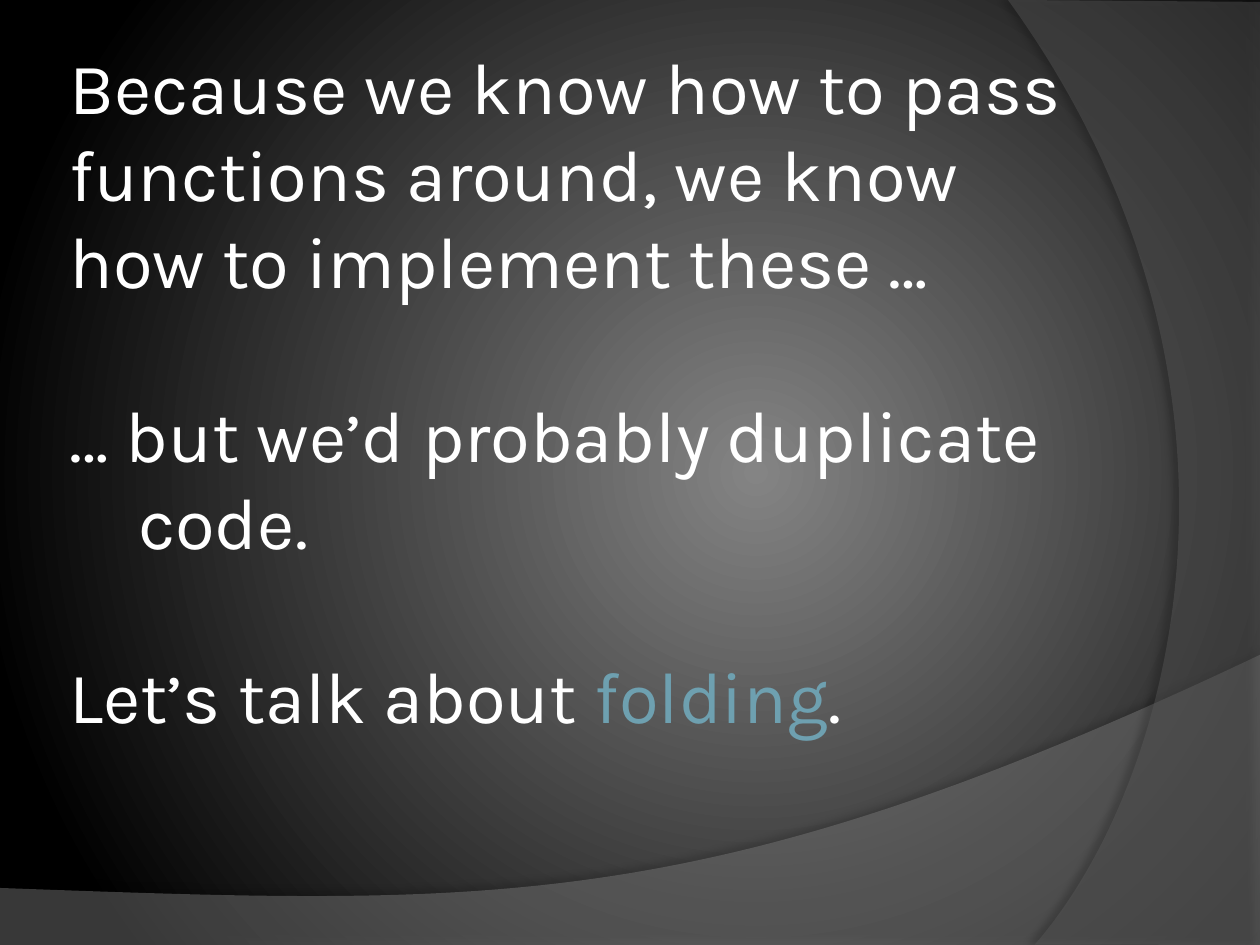
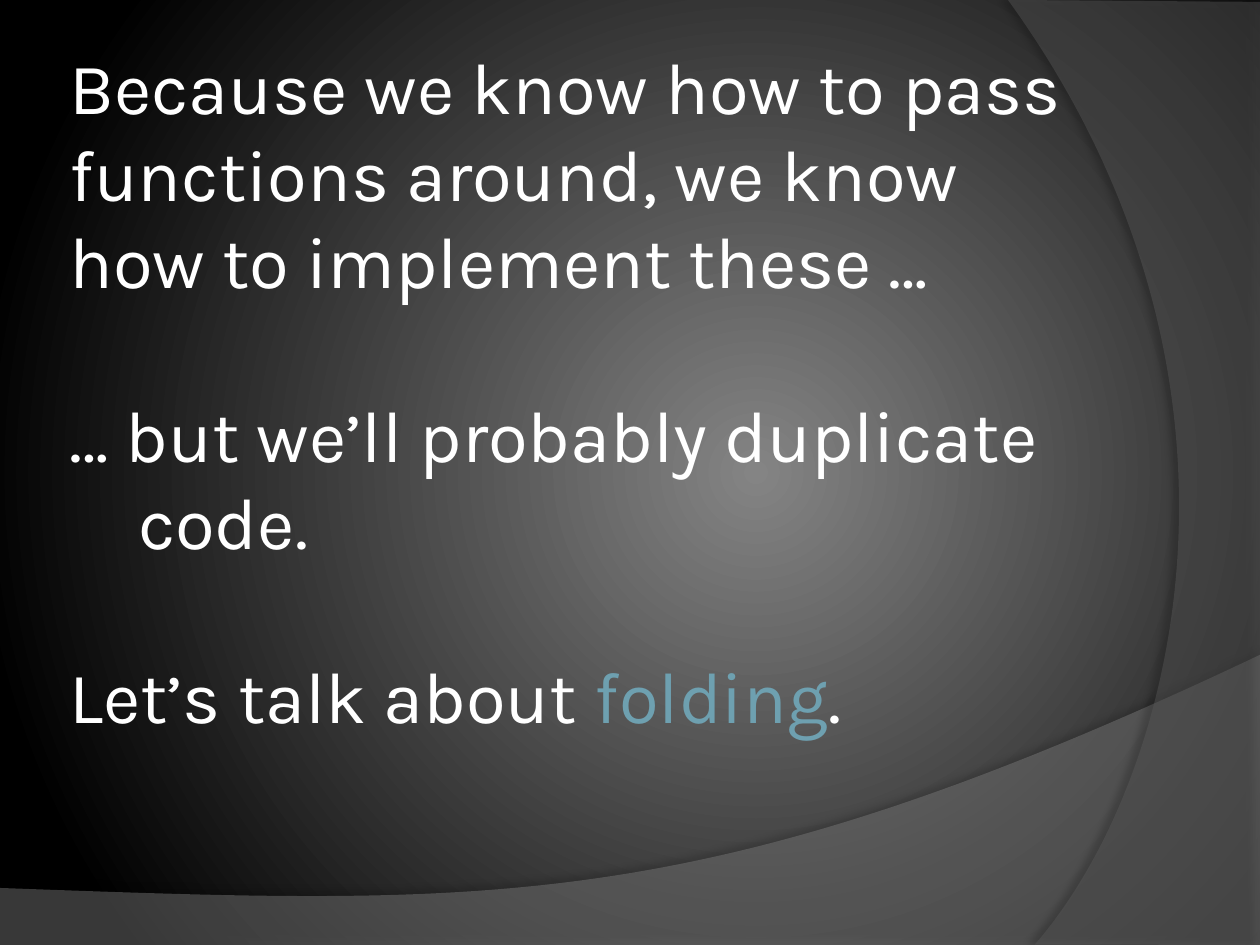
Before and after one commit to chrislewis/JaxFunc_0_ImperativelyFunctional, a slide deck: slide 21 of JaxFunc.pptx (slide 17 before the commit). Drawn at 1260x945 pixels with LibreOffice and Linux fonts; fonts in the diff are those of the drawing. Boxes give left, top, right and bottom in pixels: in the first picture for what was removed or moved away, otherwise in the second. Text is boxed around its words. In the diff, an @@ line names an element or a change of style, - is before the commit and + after.

```diff
--- a/JaxFunc.pptx
+++ b/JaxFunc.pptx
@@ title at (69,64,1060,739): text changed @@
-Because we know how to pass functions around, we know how to implement these …
-… but we’d probably duplicate
-code.
-Let’s talk about folding.
+Because we know how to pass functions around, we know how to implement these …
+… but we’ll probably duplicate
+code.
+Let’s talk about folding.
```
Also in this commit, not shown: 5 other slides changed, 9 slides added, 1 other file.
